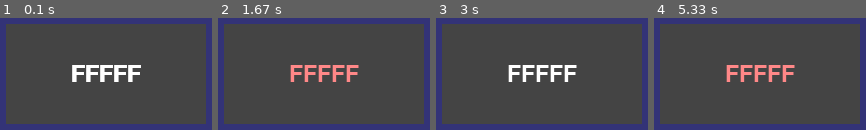
Above: before the commit, frames 1-4 (left to right).
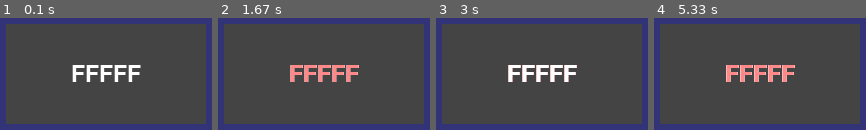
Above: after the commit, the same moments.

Repository: Danya0x07/Ghost-Hunter
Game: pygame game, started from main.py
Two runs of this game, one before a commit and one after it. Both use one fixed random seed, a clock stepped at 60 frames per second and the inputs below.
Inputs (mouse positions are in pixels of both pictures, inside the frame that each line leads up to):
- Up to frame 1 (0.1 s): no input
- Up to frame 2 (1.67 s): click (324, 74) at 0.38 s; click (outside the picture) at 1.22 s; click (328, 105) at 1.55 s
- Up to frame 3 (3 s): click (outside the picture) at 1.88 s; click (635, 116) at 2.22 s; click (outside the picture) at 2.55 s
- Up to frame 4 (5.33 s): click (760, 74) at 3.55 s; click (outside the picture) at 3.88 s; click (796, 53) at 5.22 s

The runs differ from the first frame. In frame 1, 0.7% of the frame differs, in the area x 33-67%, y 41-58%; in frame 2, 0.7%; in frame 3, 0.7%; in frame 4, 0.7%.

Commit message:
Рефакторинг кнопки

Diff:
--- a/main.py
+++ b/main.py
@@ -13,5 +13,6 @@
 
 if __name__ == '__main__':
     screen = init_game()
+    #game = MainScene(screen)
     game = Menu(screen)
     game.mainloop()
--- a/objects.py
+++ b/objects.py
@@ -61,9 +61,6 @@
                 if y_vel > 0:   self.rect.bottom = wall.rect.top
                 elif y_vel < 0: self.rect.top = wall.rect.bottom
 
-    def draw(self, screen):
-        screen.blit(self.image, (self.rect.x, self.rect.y))
-
 
 class Wall(Sprite):
 
@@ -102,45 +99,37 @@
 
 
 class Button(Sprite):
-    USUAL_COLOR = Color(BTN_USUAL_COLOR)
-    SELECTED_COLOR = Color(BTN_SELECTED_COLOR)
+    TXT_USUAL_COLOR = Color(BTN_TXT_USUAL_COLOR)
+    TXT_SELECTED_COLOR = Color(BTN_TXT_SELECTED_COLOR)
     BG_COLOR = Color(BTN_BG_COLOR)
-    BLIT_LEFT_X = SCREEN_WIDTH // 2 - BTN_WIDTH // 2
-
 
     def __init__(self, text, screen_rect):
         super().__init__()
         self.text = text
-        self.font = Font('resources/freesansbold.ttf', 34)
-        self.image = self.font.render(text, True, Button.USUAL_COLOR)
-        self.sensetive_rect = Rect(0, 0, BTN_WIDTH, BTN_HEIGHT)
-        self.sensetive_rect.center = screen_rect.center
+        self.font = Font('resources/freesansbold.ttf', BTN_FONT_SIZE)
+        self.txt_color = Button.TXT_USUAL_COLOR
+        self.txt_image = self.font.render(text, True, self.txt_color)
+        self.txt_rect = self.txt_image.get_rect()
+        self.txt_rect.center = (BTN_WIDTH // 2, BTN_HEIGHT // 2)
 
-        self.rect = self.image.get_rect()
-        print(self.rect.height)
-        self.surface = Surface((BTN_WIDTH, BTN_HEIGHT))
-        self.surface.fill(Button.BG_COLOR)
-        self.x_blit = BTN_WIDTH // 2 - self.rect.width // 2
-        self.y_blit = BTN_HEIGHT // 2 - self.rect.height // 2
+        self.image = Surface((BTN_WIDTH, BTN_HEIGHT))
+        self.image.fill(Button.BG_COLOR)
+        self.rect = Rect(0, 0, BTN_WIDTH, BTN_HEIGHT)
+        self.rect.center = screen_rect.center
 
-
-        self.current_color = Button.USUAL_COLOR
-        self.last_color = self.current_color
+        self.image.blit(self.txt_image, self.txt_rect)
 
     def check_pressed(self, position):
-        return self.sensetive_rect.collidepoint(*position)
+        return self.rect.collidepoint(*position)
+
+    def refresh_txt_img(self, txt_color):
+        if self.txt_color != txt_color:
+            self.txt_color = txt_color
+            self.txt_image = self.font.render(self.text, True, txt_color)
+            self.image.blit(self.txt_image, self.txt_rect)
 
     def update(self, position):
-        if self.sensetive_rect.collidepoint(*position):
-            if self.current_color != Button.SELECTED_COLOR:
-                self.current_color = Button.SELECTED_COLOR
-                self.image = self.font.render(self.text, True, self.current_color, Button.BG_COLOR)
+        if self.rect.collidepoint(*position):
+            self.refresh_txt_img(Button.TXT_SELECTED_COLOR)
         else:
-            if self.current_color != Button.USUAL_COLOR:
-                self.current_color = Button.USUAL_COLOR
-                self.image = self.font.render(self.text, True, self.current_color, Button.BG_COLOR)
-
-    def draw(self, screen):
-        y = SCREEN_HEIGHT // 2 - BTN_HEIGHT // 2
-        self.surface.blit(self.image, (self.x_blit, self.y_blit))
-        screen.blit(self.surface, (Button.BLIT_LEFT_X, y))
+            self.refresh_txt_img(Button.TXT_USUAL_COLOR)
--- a/scenes.py
+++ b/scenes.py
@@ -31,12 +31,12 @@
                         print('button pressed')
 
     def update_objects(self):
-        for btn in iter(self.buttons):
-            btn.update(mouse.get_pos())
+        self.buttons.update(mouse.get_pos())
 
     def draw_objects(self):
-        for btn in iter(self.buttons):
-            btn.draw(self.bg)
+        #for btn in iter(self.buttons):
+         #   btn.draw(self.bg)
+        self.buttons.draw(self.bg)
         self.screen.blit(self.bg, (0, 0))
 
     def mainloop(self):
--- a/settings.py
+++ b/settings.py
@@ -4,6 +4,7 @@
 WALL_COLOR = "#662218"
 BTN_WIDTH = 200
 BTN_HEIGHT = 100
-BTN_USUAL_COLOR = '#FFFFFF'
-BTN_SELECTED_COLOR = '#FF8888'
+BTN_TXT_USUAL_COLOR = '#FFFFFF'
+BTN_TXT_SELECTED_COLOR = '#FF8888'
 BTN_BG_COLOR = '#444444'
+BTN_FONT_SIZE = 34
